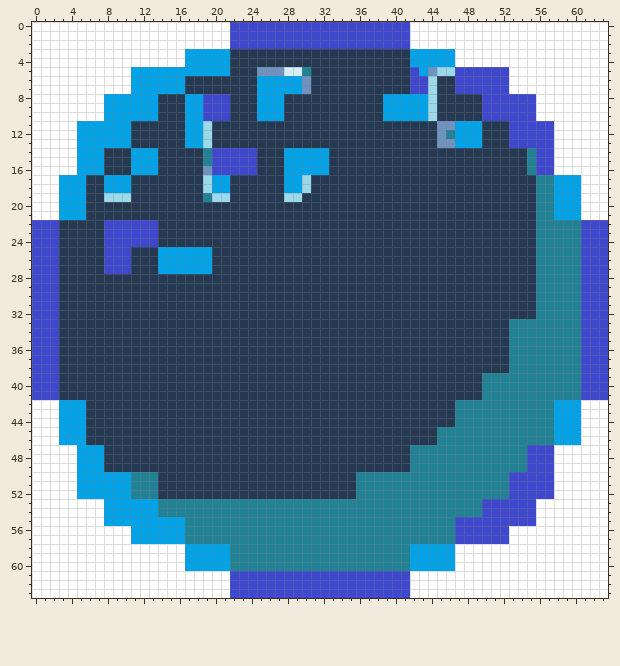
Pixel-art sprite: Assets/Resources/GolfBall/golfBlue.png. Above: the version before the commit.
The file is 64x64 pixels.
And afterwards:
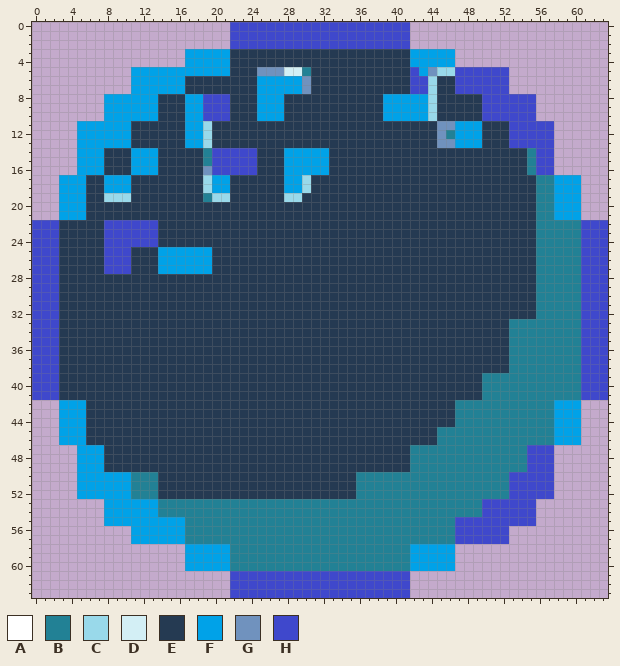
Palette (. is transparent): A #ffffff  B #228195  C #99d9ea  D #d3eff5  E #253a52  F #00a2e8  G #7092be  H #3f48cc
From old to new:
Changed rows in their new state; - is an unchanged pixel.
first column x 0:
 0 ......................--------------------......................
 1 ......................--------------------......................
 2 ......................--------------------......................
 3 .................------------------------------.................
 4 .................------------------------------.................
 5 ...........------------------------------------------...........
 6 ...........------------------------------------------...........
 7 ...........------------------------------------------...........
 8 ........------------------------------------------------........
 9 ........------------------------------------------------........
10 ........------------------------------------------------........
11 .....-----------------------------------------------------......
12 .....-----------------------------------------------------......
13 .....-----------------------------------------------------......
14 .....-----------------------------------------------------......
15 .....-----------------------------------------------------......
16 .....-----------------------------------------------------......
17 ...----------------------------------------------------------...
18 ...----------------------------------------------------------...
19 ...----------------------------------------------------------...
20 ...----------------------------------------------------------...
21 ...----------------------------------------------------------...
first column x 0:
42 ...----------------------------------------------------------...
43 ...----------------------------------------------------------...
44 ...----------------------------------------------------------...
45 ...----------------------------------------------------------...
46 ...----------------------------------------------------------...
47 .....-----------------------------------------------------......
48 .....-----------------------------------------------------......
49 .....-----------------------------------------------------......
50 .....-----------------------------------------------------......
51 .....-----------------------------------------------------......
52 .....-----------------------------------------------------......
53 ........------------------------------------------------........
54 ........------------------------------------------------........
55 ........------------------------------------------------........
56 ...........------------------------------------------...........
57 ...........------------------------------------------...........
58 .................------------------------------.................
59 .................------------------------------.................
60 .................------------------------------.................
61 ......................--------------------......................
62 ......................--------------------......................
63 ......................--------------------......................
